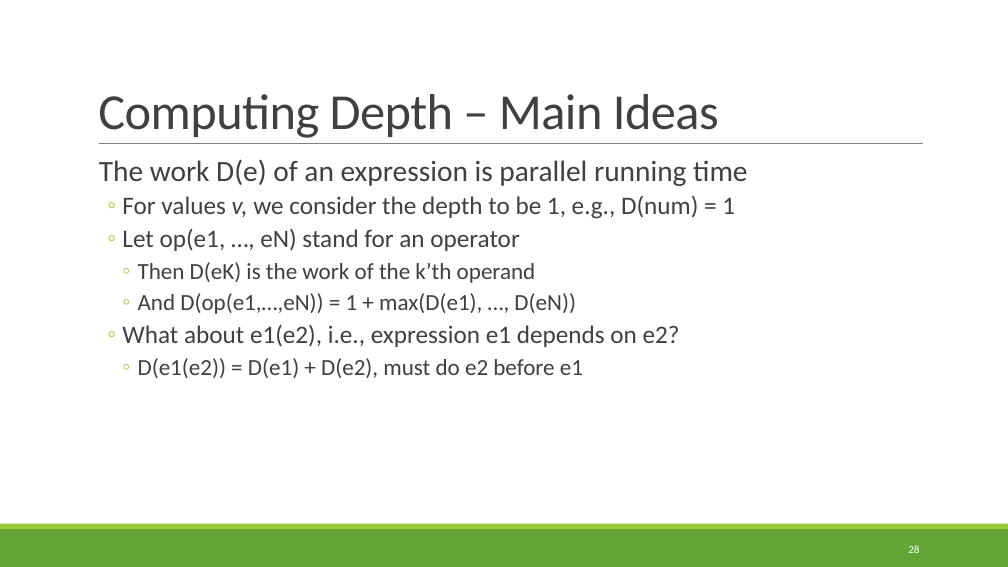
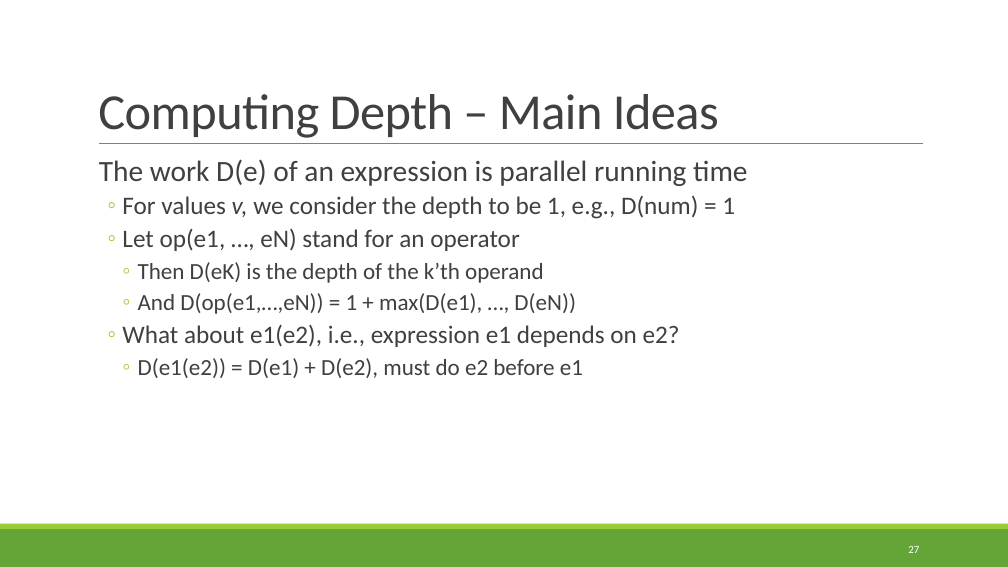
Before and after one commit to rbohrer/pl-course, a slide deck: slide 27 of LectureSlides/15ParallelFunctional.pptx (slide 28 before the commit). Drawn at 1008x567 pixels with LibreOffice and Linux fonts; fonts in the diff are those of the drawing. Boxes give left, top, right and bottom in pixels: in the first picture for what was removed or moved away, otherwise in the second. Text is boxed around its words. In the diff, an @@ line names an element or a change of style, - is before the commit and + after.

```diff
--- a/LectureSlides/15ParallelFunctional.pptx
+++ b/LectureSlides/15ParallelFunctional.pptx
@@ text at [138,262,544,283]: text changed @@
-    ◦ Then D(eK) is the work of the k’th operand
+    ◦ Then D(eK) is the depth of the k’th operand
@@ page number at [908,546,919,553]: text changed @@
-28
+27
```
Also in this commit, not shown: 4 other slides changed, 1 slide removed, 15 other files.
